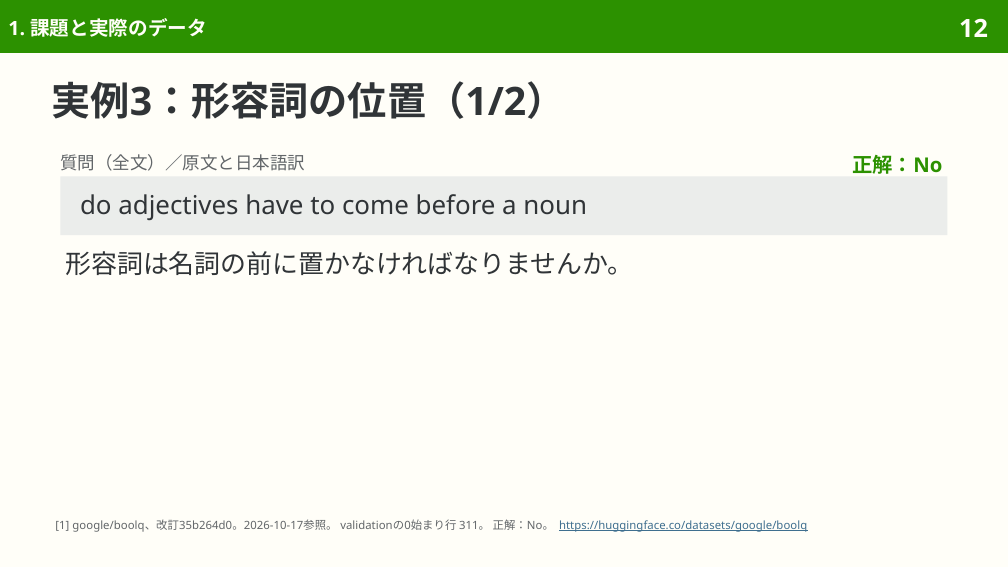
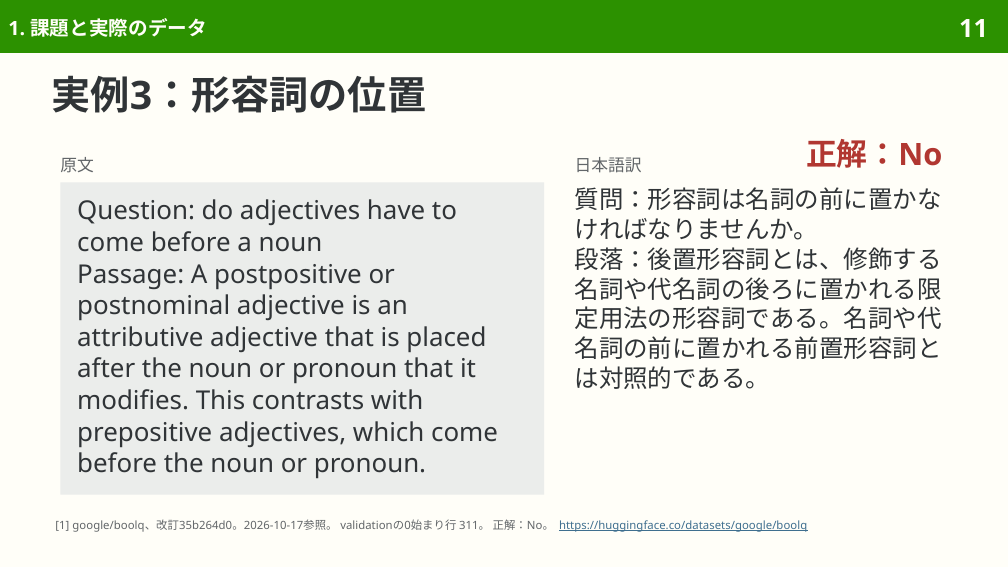
Before and after one commit to sasakiy84/datasets-in-10-minutes, a slide deck: slide 11 of slides/datasets-in-10-minutes-boolq.pptx (slide 12 before the commit). Drawn at 1008x567 pixels with LibreOffice and Linux fonts; fonts in the diff are those of the drawing. Boxes give left, top, right and bottom in pixels: in the first picture for what was removed or moved away, otherwise in the second. Text is boxed around its words. In the diff, an @@ line names an element or a change of style, - is before the commit and + after.

```diff
--- a/slides/datasets-in-10-minutes-boolq.pptx
+++ b/slides/datasets-in-10-minutes-boolq.pptx
@@ page number at (959, 19, 988, 37): text changed @@
-12
+11
@@ title at (52, 75, 427, 113): text changed @@
-実例3：形容詞の位置（1/2）
+実例3：形容詞の位置
@@ text "正解：No": place and size @@
-text "正解：No" at (852, 155, 942, 174)
+text "正解：No" at (806, 139, 942, 168)
@@ text "正解：No" at (806, 139, 942, 168): size 14.5 to 22 pt, text colour #2C9100 to #B13731; line spacing 1.17 to 26.8pt @@
@@ rectangle removed at (60, 176, 948, 235) @@
-do adjectives have to come before a noun
@@ text added at (60, 157, 94, 173), 12 pt, text #626669 @@
+原文
@@ text at (575, 157, 642, 173): text changed; size 12.5 to 12 pt @@
-質問（全文）／原文と日本語訳
+日本語訳
@@ rectangle added at (60, 182, 544, 495), fill #EBEDEB, 18.5 pt, text #303437 @@
+Question: do adjectives have to come before a noun
+Passage: A postpositive or postnominal adjective is an attributive adjective that is placed after the noun or pronoun that it modifies. This contrasts with prepositive adjectives, which come before the noun or pronoun.
@@ text added at (575, 187, 942, 389), 17.5 pt, text #303437 @@
+質問：形容詞は名詞の前に置かなければなりませんか。
+段落：後置形容詞とは、修飾する名詞や代名詞の後ろに置かれる限定用法の形容詞である。名詞や代名詞の前に置かれる前置形容詞とは対照的である。
@@ text removed at (65, 251, 633, 275) @@
-形容詞は名詞の前に置かなければなりませんか。
```
Also in this commit, not shown: 6 other slides changed, 7 slides removed, 9 other files.
